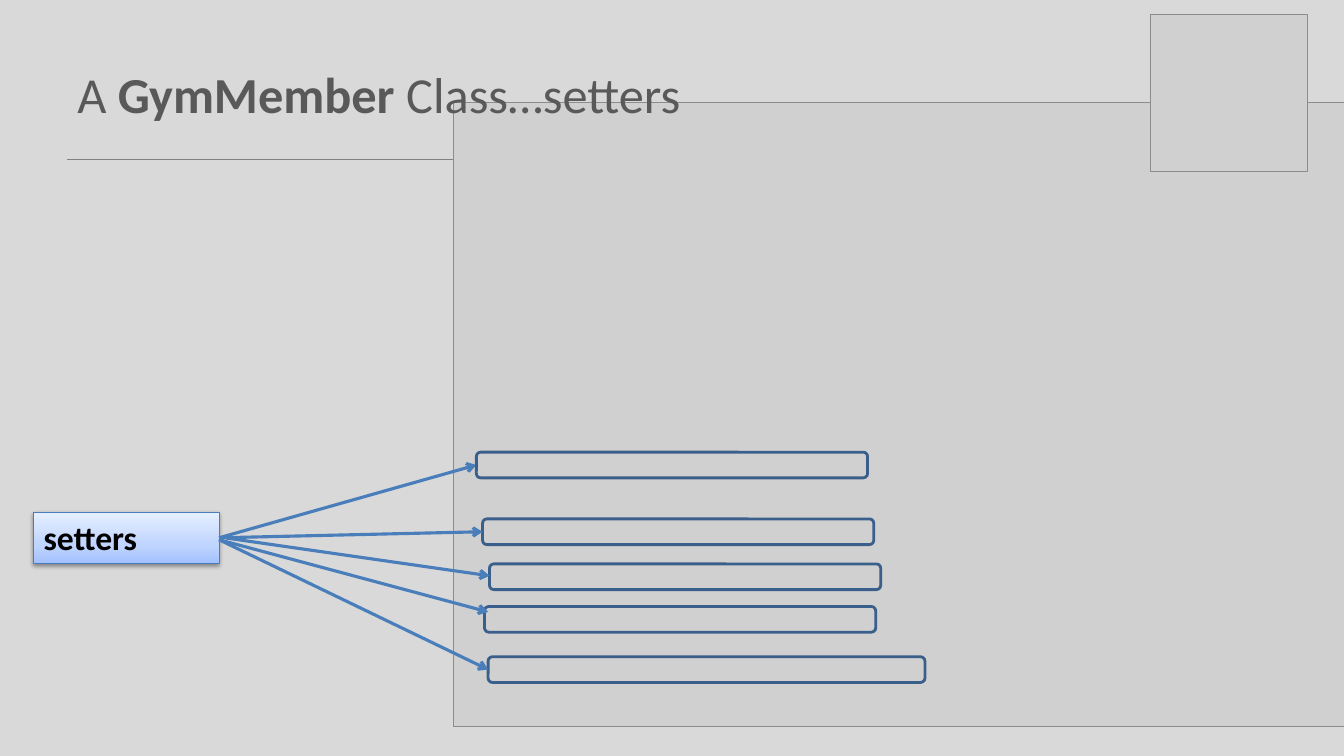
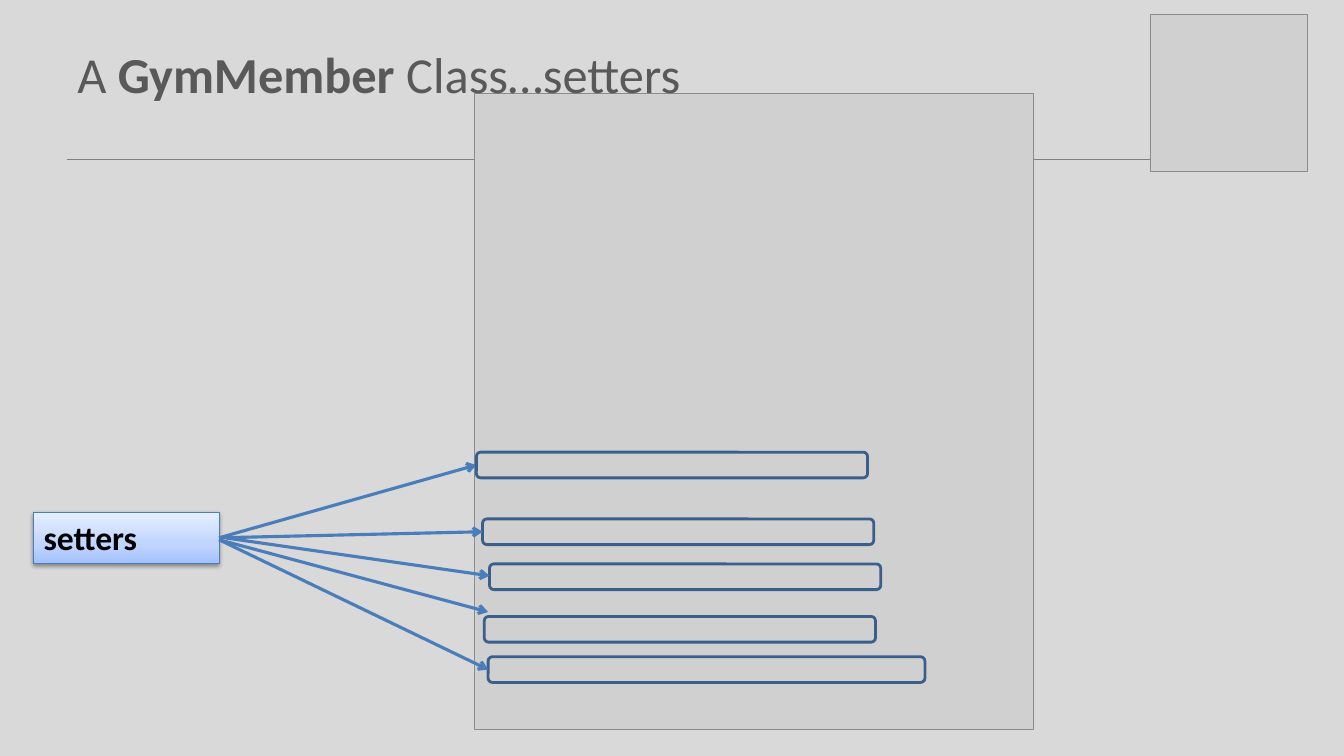
Before and after one commit to Programming-Fundamentals-SETU/prog-fund-1-sept-25, a slide deck: slide 17 of topic08-arrays-of-objects/unit-1/talk-2-gym-app/b-gym-v1.pptx. Drawn at 1344x756 pixels with LibreOffice and Linux fonts; fonts in the diff are those of the drawing; grey boxes stand for pictures. Boxes give left, top, right and bottom in pixels: in the first picture for what was removed or moved away, otherwise in the second. Text is boxed around its words. In the diff, an @@ line names an element or a change of style, - is before the commit and + after.

```diff
--- a/topic08-arrays-of-objects/unit-1/talk-2-gym-app/b-gym-v1.pptx
+++ b/topic08-arrays-of-objects/unit-1/talk-2-gym-app/b-gym-v1.pptx
@@ title "A GymMember Class…setters": place and size @@
-title "A GymMember Class…setters" at box(77, 77, 680, 124)
+title "A GymMember Class…setters" at box(77, 57, 680, 105)
@@ picture removed at box(454, 103, 1344, 727) @@
@@ picture added at box(474, 94, 1033, 730) @@
@@ rounded rectangle: place and size @@
-rounded rectangle at box(485, 607, 876, 632)
+rounded rectangle at box(484, 617, 875, 642)
```
Also in this commit, not shown: 9 other slides changed, 42 other files.
